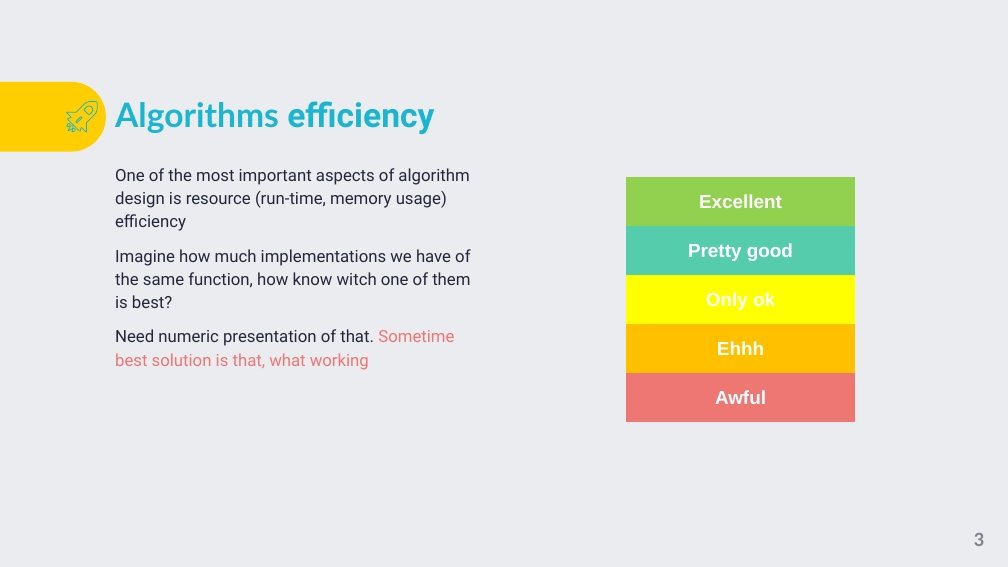
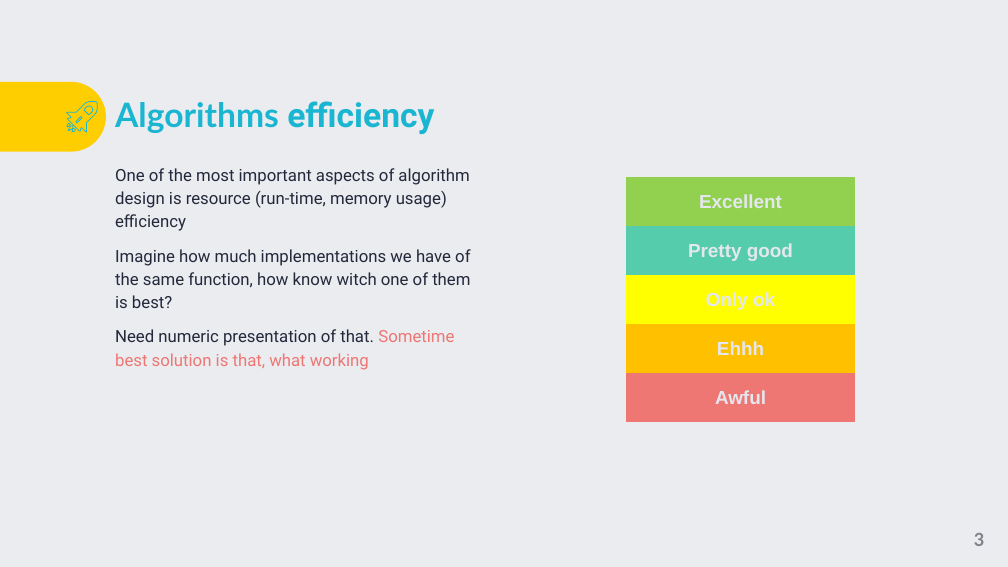
Before and after one commit to TigranVardanyan/Algorithms-and-Data-structures, a slide deck: slide 3 of ds&a.pptx. Drawn at 1008x567 pixels with LibreOffice and Linux fonts; fonts in the diff are those of the drawing; background and template pictures are left out. Boxes give left, top, right and bottom in pixels: in the first picture for what was removed or moved away, otherwise in the second. Text is boxed around its words. In the diff, an @@ line names an element or a change of style, - is before the commit and + after.

```diff
--- a/ds&a.pptx
+++ b/ds&a.pptx
@@ table at <box>627,178,855,423</box> @@
@@ text colour #FFFFFF to #E5E7EF @@
```
Also in this commit, not shown: 3 other slides changed, 1 slide added, 2 slides removed.
